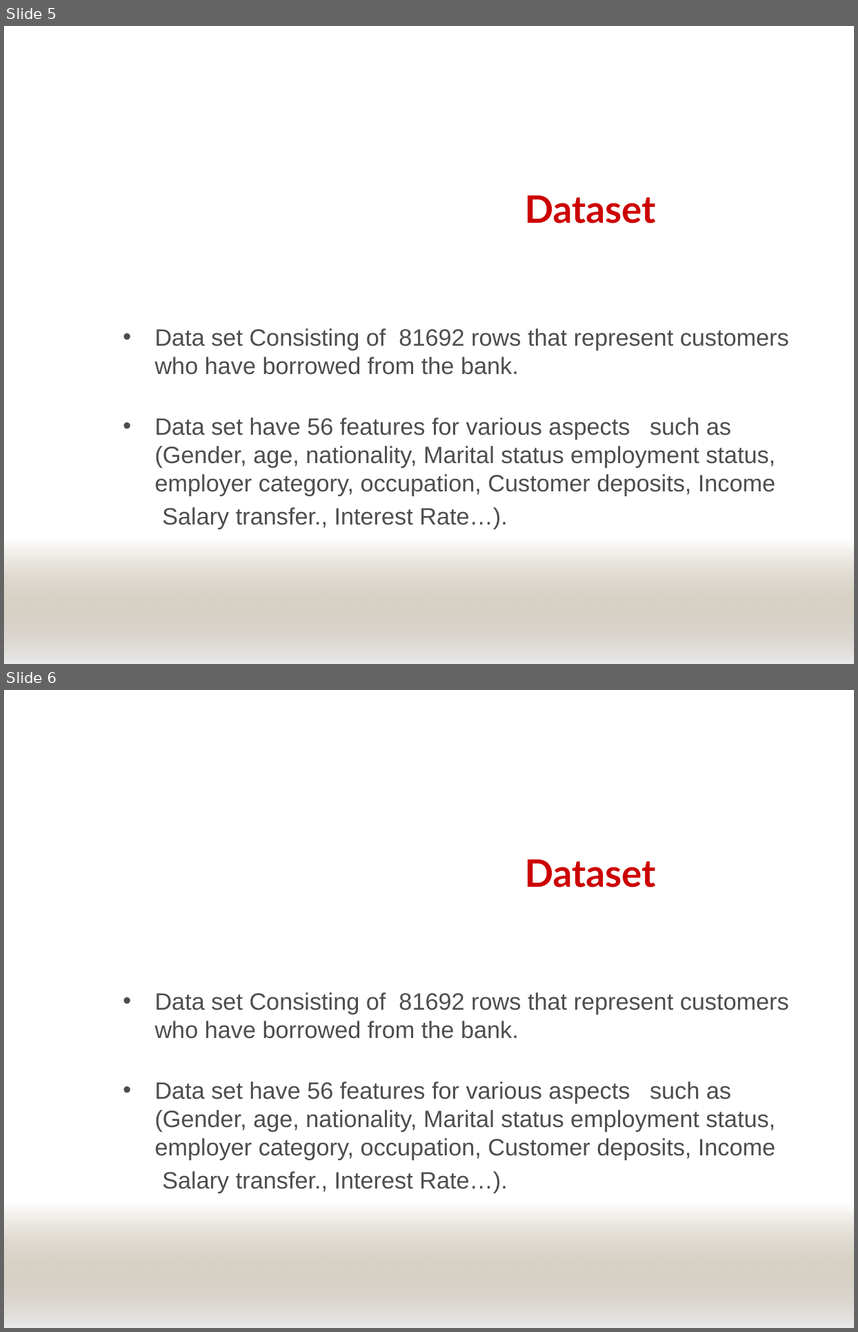
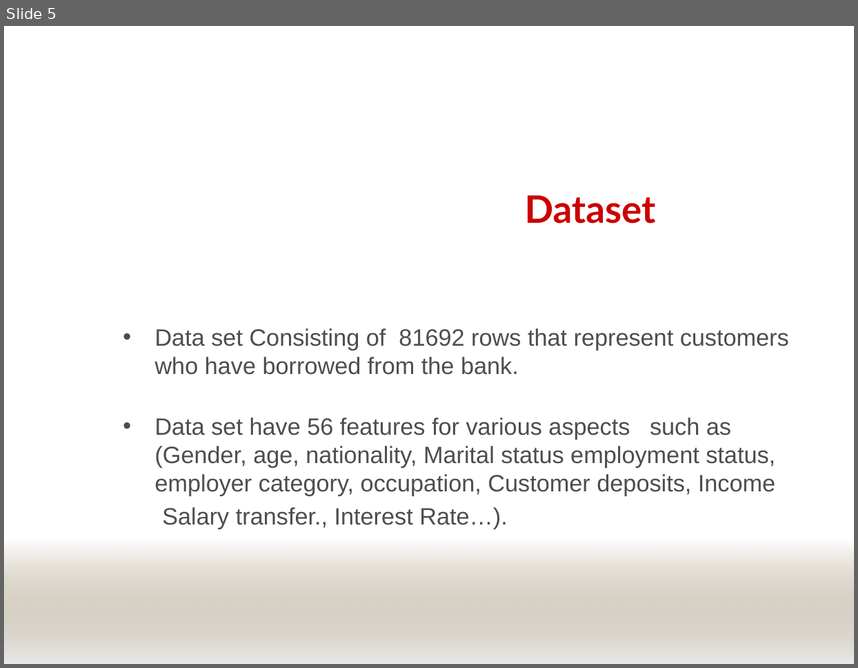
Before and after one commit to ibabedal/de_project, a slide deck: Data Engineer Presentation.pptx. Shown one above the other, each under a label of ours: slides 5 and 6 before the commit, slide 5 after it. The pictures are 858x1332 and 858x668 pixels, drawn with LibreOffice and Linux fonts; fonts in the diff are those of the drawing; background and template pictures are left out. Boxes give left, top, right and bottom in pixels: in the first picture for what was removed or moved away, otherwise in the second. Text is boxed around its words. In the diff, an @@ line names an element or a change of style, - is before the commit and + after.

```diff
--- a/Data Engineer Presentation.pptx
+++ b/Data Engineer Presentation.pptx
@@ slide 6 removed at bbox=[4, 690, 854, 1328], background picture (left out); not listed: 1 template element that a slide beside it also shows @@
@@ title removed at bbox=[525, 859, 656, 887] @@
-Dataset
@@ text removed at bbox=[155, 992, 789, 1193] @@
-• Data set Consisting of 81692 rows that represent customers who have borrowed from the bank.
-• Data set have 56 features for various aspects such as (Gender, age, nationality, Marital status employment status, employer category, occupation, Customer deposits, Income
-Salary transfer., Interest Rate…).
```
